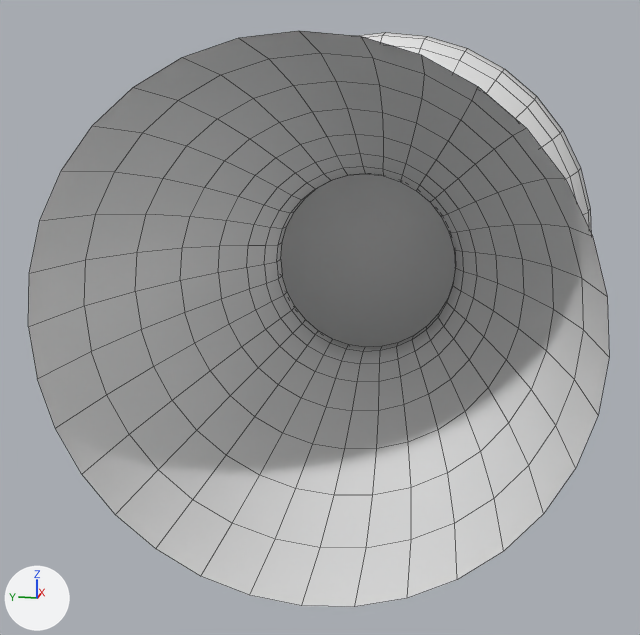
The Blender file Assets/Parts/engine2.blend: old version first, new version second.
Rendered twice from a camera (50 mm lens) standing at (-1.674, -0.277, 0.346) and looking at (0.001, 0.058, -0.073). Every picture has the same lights, and +X, +Y and +Z are marked at lower left. The first picture is the older version. Mesh edges are drawn as thin lines.

Script lines for the objects in view, before the commit:
```python
me_mesh_003 = bpy.data.meshes.new('Mesh.003')
me_mesh_003.from_pydata(...)  # 576 vertices, 545 faces; spans x -0.8..0.8, y -0.8..0.8, z -1.5..0.0
me_mesh_003.materials.append(mat_material_002)  # white #e7e7e7
ob_main_engine = bpy.data.objects.new('main_engine', me_mesh_003)
ob_main_engine.location = (0.5, 0.0, 0.0)
ob_main_engine.rotation_euler = (0.0, 1.571, 0.0)  # degrees (0, 90, 0)
ob_main_engine.scale = (0.625, 0.625, 0.625)
```
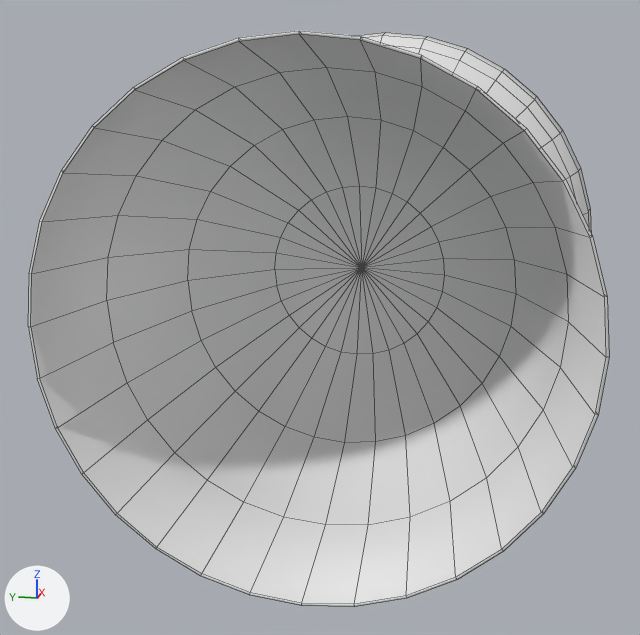
Pixel boxes [x1, y1, x2, y2] of what changed, in the pictures (640 x 635 px):
part 1 of me_mesh_003, added: after [28, 31, 609, 607]

What the commit changed:
me_mesh_003 is used by ob_main_engine; location (0.5, 0.0, 0.0); rotation (0.0, 1.571, 0.0), in degrees (0, 90, 0); scale (0.625, 0.625, 0.625).
me_mesh_003 had 576 vertices, 545 faces and spanned x -0.8..0.8, y -0.8..0.8, z -1.5..0.0.
me_mesh_003 now has 705 vertices, 705 faces and spans x -0.8..0.8, y -0.8..0.8, z -1.5..0.0.
Part 1, on me_mesh_003:
129 vertices are added at x -0.69..0.69, y -0.69..0.69, z -1.5..-0.54.
160 new faces join them, smooth.
